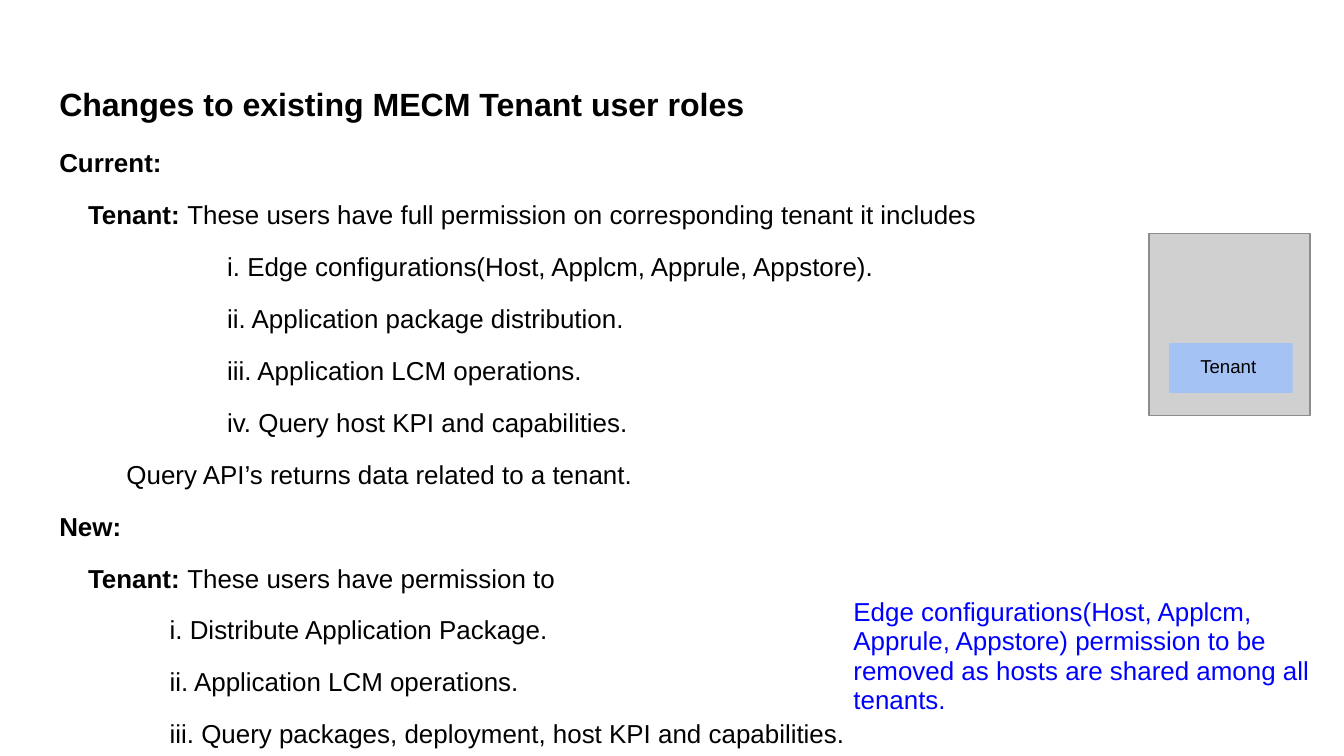
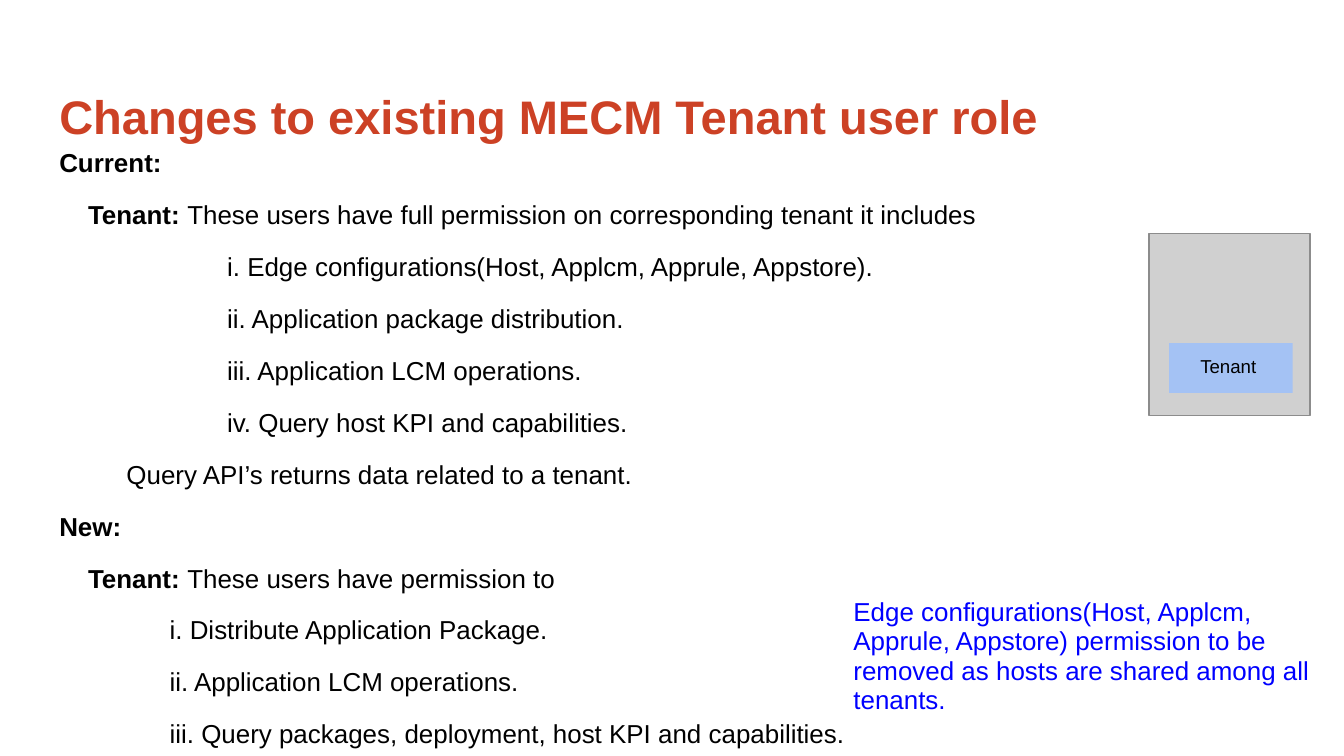
Before and after one commit to EdgeGallery/community, a slide deck: slide 6 of MECM PT/Release V1.1/MECM admin role support.pptx. Drawn at 1344x756 pixels with LibreOffice and Linux fonts; fonts in the diff are those of the drawing; grey boxes stand for pictures. Boxes give left, top, right and bottom in pixels: in the first picture for what was removed or moved away, otherwise in the second. Text is boxed around its words. In the diff, an @@ line names an element or a change of style, - is before the commit and + after.

Commit message:
mecm admin support

```diff
--- a/MECM PT/Release V1.1/MECM admin role support.pptx
+++ b/MECM PT/Release V1.1/MECM admin role support.pptx
@@ title at [59,100,1037,143]: text changed; size 17.2 to 25.2 pt; text colour #000000 to #CC4125 @@
-Changes to existing MECM Tenant user roles
+Changes to existing MECM Tenant user role
```
Also in this commit, not shown: 9 other slides changed.
